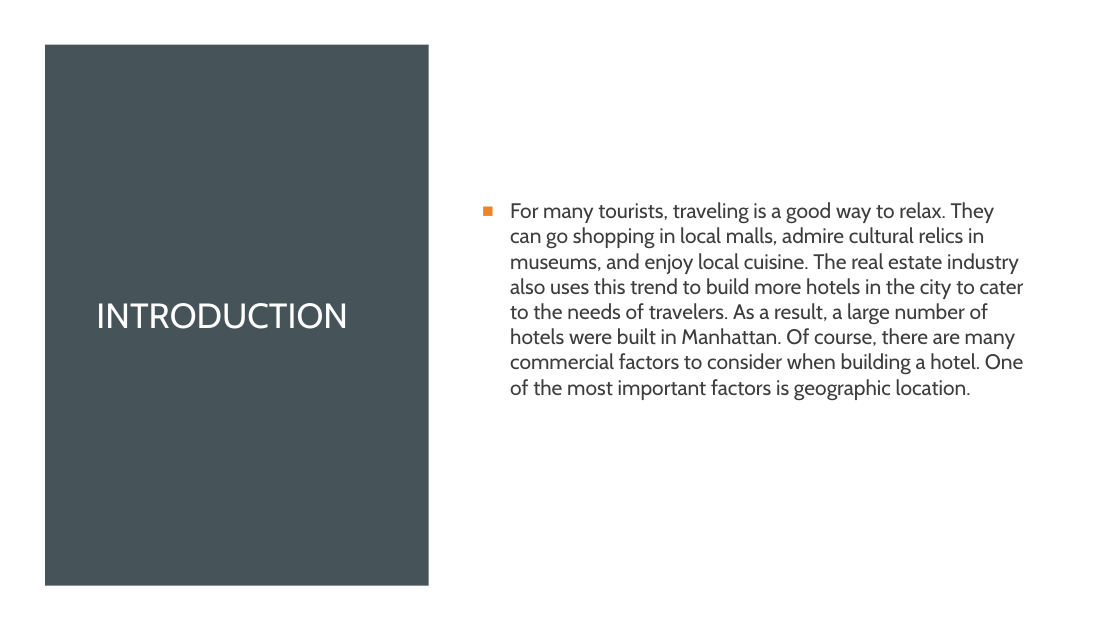
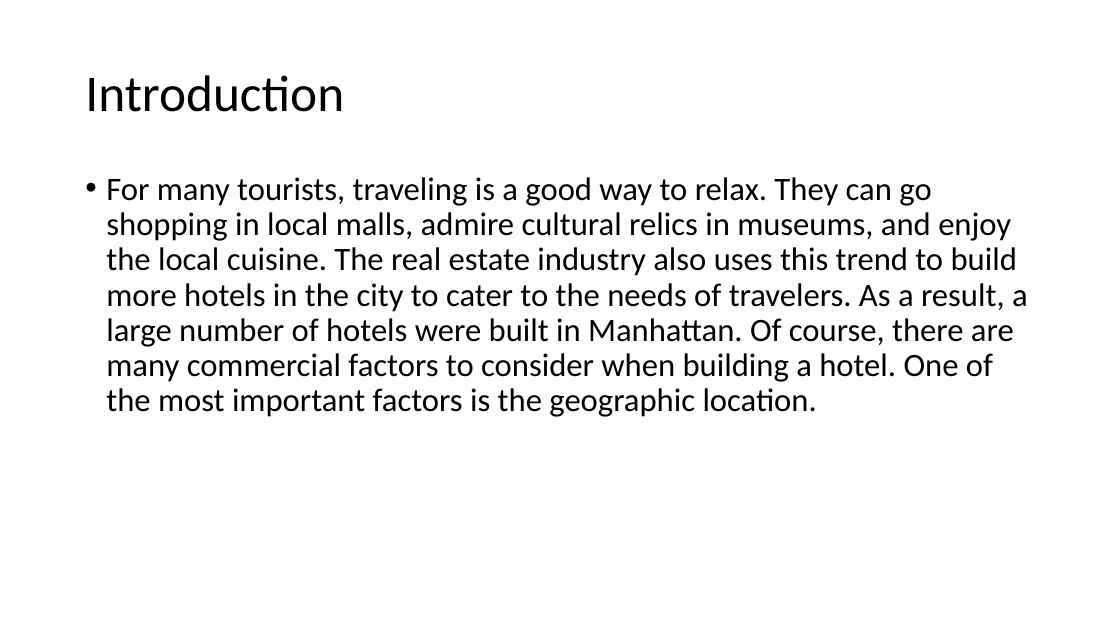
Before and after one commit to Hughli3/Coursera_Capstone, a slide deck: slide 3 of Week4 & 5/Final ppt.pptx (slide 6 before the commit). Drawn at 1120x630 pixels with LibreOffice and Linux fonts; fonts in the diff are those of the drawing. Boxes give left, top, right and bottom in pixels: in the first picture for what was removed or moved away, otherwise in the second. Text is boxed around its words. In the diff, an @@ line names an element or a change of style, - is before the commit and + after.

```diff
--- a/Week4 & 5/Final ppt.pptx
+++ b/Week4 & 5/Final ppt.pptx
@@ rectangle removed at bbox=[0, 0, 1120, 630] @@
@@ rectangle removed at bbox=[45, 45, 429, 586] @@
@@ title at bbox=[85, 75, 344, 112]: text changed; size 30 to 44 pt; font Cabin to Calibri; text colour #FFFFFF to #000000 @@
-INTRODUCTION
+Introduction
@@ text "For many tourists, traveling is ..." at bbox=[106, 177, 1028, 417]: vertical alignment middle to top @@
@@ text at bbox=[106, 177, 1028, 417]: text changed; size 18 to 28 pt; font Cabin to Calibri; text colour #3D3D3D to #000000 @@
-■ For many tourists, traveling is a good way to relax. They can go shopping in local malls, admire cultural relics in museums, and enjoy local cuisine. The real estate industry also uses this trend to build more hotels in the city to cater to the needs of travelers. As a result, a large number of hotels were built in Manhattan. Of course, there are many commercial factors to consider when building a hotel. One of the most important factors is geographic location.
+• For many tourists, traveling is a good way to relax. They can go shopping in local malls, admire cultural relics in museums, and enjoy the local cuisine. The real estate industry also uses this trend to build more hotels in the city to cater to the needs of travelers. As a result, a large number of hotels were built in Manhattan. Of course, there are many commercial factors to consider when building a hotel. One of the most important factors is the geographic location.
```
Also in this commit, not shown: 8 other slides changed, 4 slides added, 5 slides removed, 1 other file.
